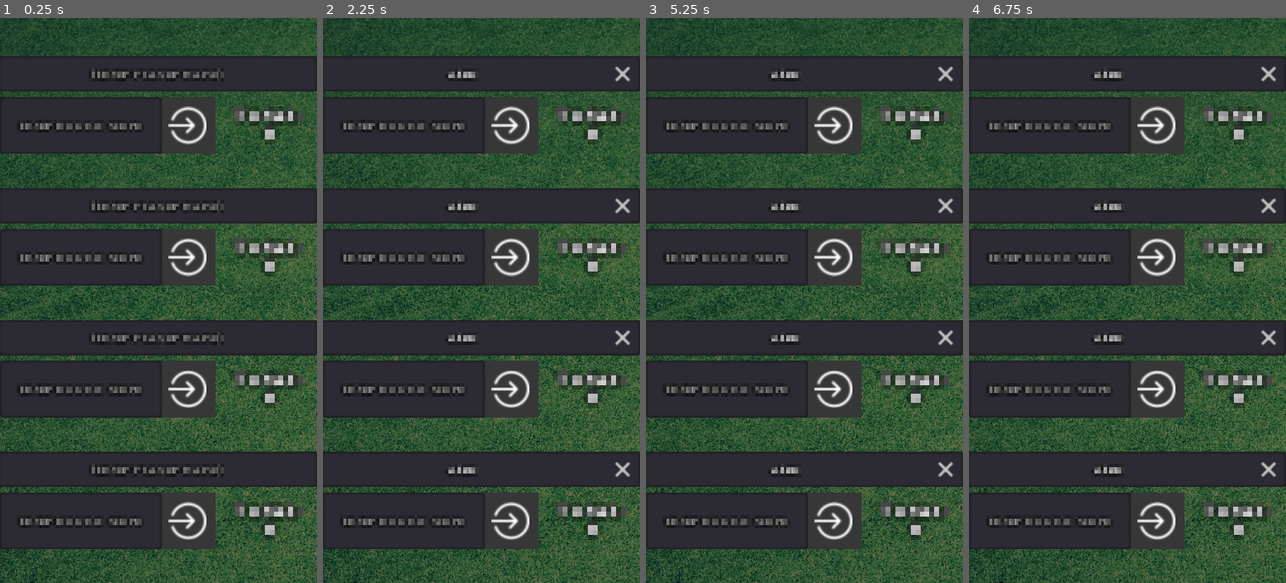
Above: before the commit, frames 1-4 (left to right).
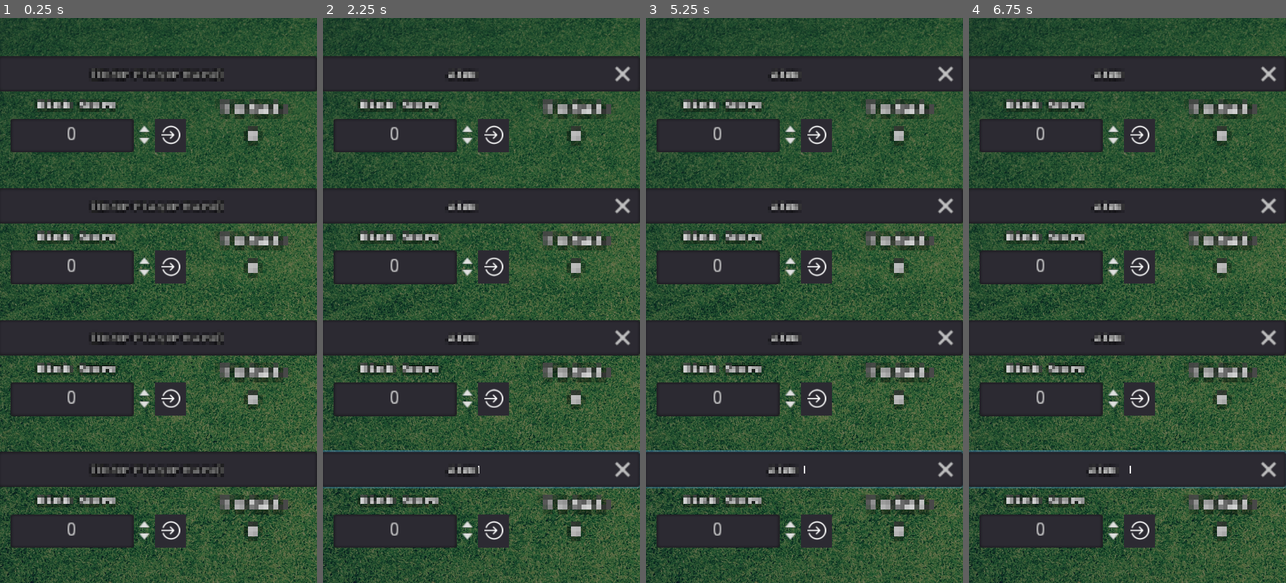
Above: after the commit, the same moments.

Repository: dnadan2/simple_bowls_scorer
Game: Godot game, scene res://Main.tscn
Two runs of this game, one before a commit and one after it. Both use one fixed random seed, a clock stepped at 60 frames per second and the inputs below.
Inputs (mouse positions are in pixels of both pictures, inside the frame that each line leads up to):
- Up to frame 1 (0.25 s): no input
- Up to frame 2 (2.25 s): click (481, 74) at 0.52 s; type "Alex" at 0.6 s; click (481, 204) at 0.75 s; type "Alex" at 0.83 s; click (481, 340) at 0.98 s; type "Alex" at 1.07 s; click (481, 470) at 1.27 s; type "Alex" at 1.35 s; click (513, 125) at 2.02 s
- Up to frame 3 (5.25 s): click (836, 125) at 2.77 s; click (836, 125) at 3.52 s; tap Enter at 4.25 s; tap Space at 5 s
- Up to frame 4 (6.75 s): tap Enter at 5.75 s; tap Space at 6.5 s

The runs differ from the first frame. In frame 1, 20% of the frame differs, in the area x 0-96%, y 14-94%; in frame 2, 20%; in frame 3, 20%, in the area x 0-100%, y 14-94%; in frame 4, 20%.

Commit message:
improvments

Diff:
--- a/Player Score.tscn
+++ b/Player Score.tscn
@@ -1,9 +1,10 @@
-[gd_scene load_steps=5 format=2]
+[gd_scene load_steps=6 format=2]
 
 [ext_resource path="res://text.tres" type="DynamicFont" id=1]
 [ext_resource path="res://login.png" type="Texture" id=2]
 [ext_resource path="res://pixel.png" type="Texture" id=3]
 [ext_resource path="res://submitscore.gd" type="Script" id=4]
+[ext_resource path="res://TextEdit.gd" type="Script" id=5]
 
 [node name="Node2D" type="Node2D"]
 
@@ -15,33 +16,33 @@
 align = 1
 clear_button_enabled = true
 placeholder_text = "(Enter Player Name)"
+script = ExtResource( 5 )
 __meta__ = {
 "_edit_use_anchors_": false
 }
 
-[node name="TextEdit2" type="LineEdit" parent="."]
-margin_left = 1.0
-margin_top = 30.0
-margin_right = 121.0
-margin_bottom = 72.0
-rect_pivot_offset = Vector2( 141.415, 25 )
+[node name="Label2" type="Label" parent="."]
+margin_left = 146.071
+margin_top = 28.182
+margin_right = 203.071
+margin_bottom = 40.182
+rect_scale = Vector2( 1.5, 1.5 )
 custom_fonts/font = ExtResource( 1 )
+text = "Total:"
 align = 1
-clear_button_enabled = true
-placeholder_text = "Enter Round Score"
+valign = 1
 __meta__ = {
 "_edit_use_anchors_": false
 }
 
-[node name="Label" type="Label" parent="."]
-margin_left = 166.354
-margin_top = 28.9393
-margin_right = 212.354
-margin_bottom = 56.9393
+[node name="Label3" type="Label" parent="."]
+margin_left = 146.071
+margin_top = 47.5809
+margin_right = 203.071
+margin_bottom = 59.5809
 rect_scale = Vector2( 1.5, 1.5 )
 custom_fonts/font = ExtResource( 1 )
-text = "Total:
-0"
+text = "0"
 align = 1
 valign = 1
 __meta__ = {
@@ -49,11 +50,12 @@
 }
 
 [node name="TextureButton" type="TextureButton" parent="."]
-self_modulate = Color( 0.215686, 0.215686, 0.215686, 1 )
-margin_left = 121.177
-margin_top = 30.0
-margin_right = 161.177
-margin_bottom = 72.0
+self_modulate = Color( 0.172549, 0.164706, 0.196078, 1 )
+margin_left = 116.0
+margin_top = 46.0
+margin_right = 162.0
+margin_bottom = 95.0
+rect_scale = Vector2( 0.5, 0.5 )
 texture_normal = ExtResource( 3 )
 expand = true
 script = ExtResource( 4 )
@@ -62,11 +64,35 @@
 }
 
 [node name="TextureRect" type="TextureRect" parent="TextureButton"]
-margin_left = 5.25
-margin_top = 6.75
-margin_right = 33.25
-margin_bottom = 34.75
+margin_left = 9.22064
+margin_top = 9.95918
+margin_right = 37.2206
+margin_bottom = 37.9592
 texture = ExtResource( 2 )
 __meta__ = {
 "_edit_use_anchors_": false
 }
+
+[node name="Label" type="Label" parent="."]
+margin_left = 22.1388
+margin_top = 21.2109
+margin_right = 93.1388
+margin_bottom = 49.2109
+custom_fonts/font = ExtResource( 1 )
+text = "Rink Score"
+align = 1
+valign = 1
+__meta__ = {
+"_edit_use_anchors_": false
+}
+
+[node name="SpinBox" type="SpinBox" parent="."]
+margin_left = 9.0
+margin_top = 46.0
+margin_right = 116.0
+margin_bottom = 71.0
+min_value = -100.0
+align = 1
+__meta__ = {
+"_edit_use_anchors_": false
+}
--- /dev/null
+++ b/TextEdit.gd
@@ -0,0 +1,21 @@
+extends LineEdit
+
+var screen_height = ProjectSettings.get_setting("display/window/size/height")
+var actual_resolution = OS.get_window_size()
+var set_position = true
+var global_position
+
+func reposition():
+	var target_y
+	if has_focus():
+		var ratio = screen_height / actual_resolution.y
+		target_y = min(global_position.y, screen_height - get_size().y - (OS.get_virtual_keyboard_height() * ratio))
+	else:
+		target_y = global_position.y
+	set_global_position(Vector2(global_position.x, target_y))
+
+func _process(delta):
+	if set_position:
+		global_position = get_global_position()
+		set_position = false
+	reposition()
--- a/project.godot
+++ b/project.godot
@@ -10,13 +10,13 @@
 
 _global_script_classes=[  ]
 _global_script_class_icons={
-
 }
 
 [application]
 
-config/name="Simple Bowls Scorer"
+config/name="Baisc Bowls Scorer"
 run/main_scene="res://Main.tscn"
+boot_splash/fullsize=false
 boot_splash/bg_color=Color( 0.231373, 0.231373, 0.231373, 1 )
 config/icon="res://icon.jpg"
 
@@ -24,7 +24,6 @@
 
 window/size/width=1080
 window/size/height=1920
-window/size/fullscreen=true
 window/handheld/orientation="portrait"
 window/stretch/mode="2d"
 
--- a/submitscore.gd
+++ b/submitscore.gd
@@ -1,5 +1,6 @@
 extends TextureButton
 
-
 func _pressed():
-	get_node("../TextEdit2").text
+	get_node("../Label3").text = str(int(get_node("../SpinBox").get_line_edit().text) + int(get_node("../Label3").text))
+	get_node("../SpinBox").get_line_edit().text = "0"
+	get_node("../SpinBox").apply()
Not shown, changed: export_presets.cfg
